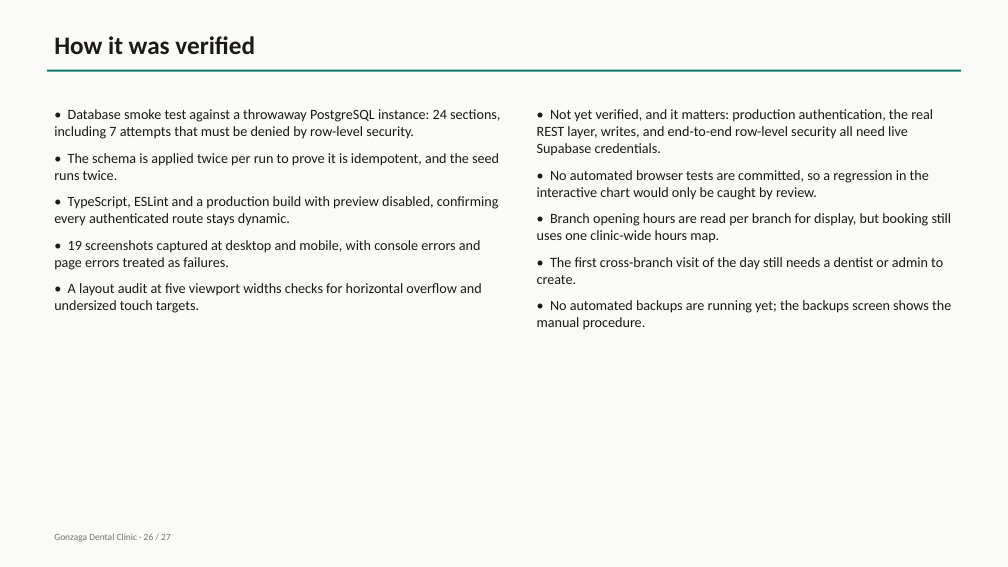
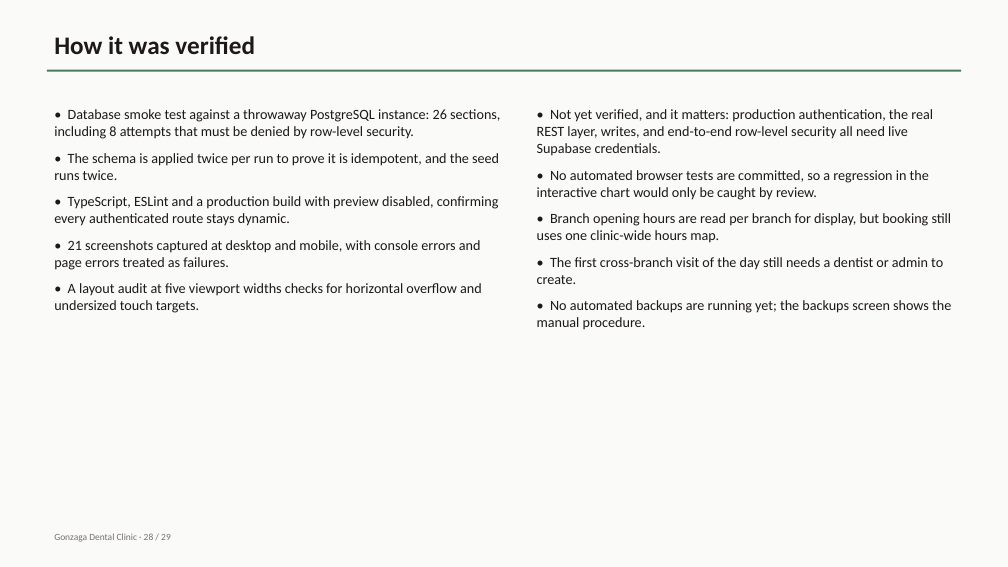
Before and after one commit to fritzmichael1-2/gonzaga-dental-clinic-system, a slide deck: slide 28 of docs/GDCMAS-Project-Walkthrough.pptx (slide 26 before the commit). Drawn at 1008x567 pixels with LibreOffice and Linux fonts; fonts in the diff are those of the drawing. Boxes give left, top, right and bottom in pixels: in the first picture for what was removed or moved away, otherwise in the second. Text is boxed around its words. In the diff, an @@ line names an element or a change of style, - is before the commit and + after.

```diff
--- a/docs/GDCMAS-Project-Walkthrough.pptx
+++ b/docs/GDCMAS-Project-Walkthrough.pptx
@@ rectangle at [47,70,961,72]: fill #0F766E to #4A7A5C @@
@@ text at [54,109,500,139]: text changed @@
-• Database smoke test against a throwaway PostgreSQL instance: 24 sections, including 7 attempts that must be denied by row-level security.
+• Database smoke test against a throwaway PostgreSQL instance: 26 sections, including 8 attempts that must be denied by row-level security.
@@ text at [54,240,481,270]: text changed @@
-• 19 screenshots captured at desktop and mobile, with console errors and page errors treated as failures.
+• 21 screenshots captured at desktop and mobile, with console errors and page errors treated as failures.
```
Also in this commit, not shown: 26 other slides changed, 2 slides added, 28 other files.
